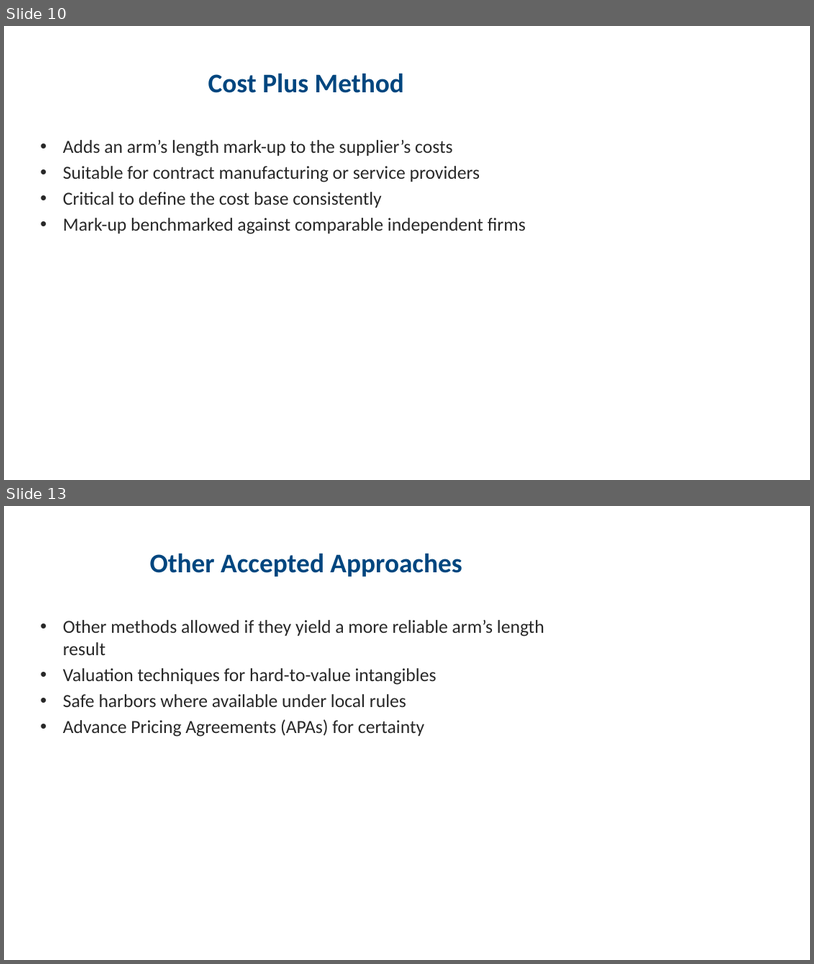
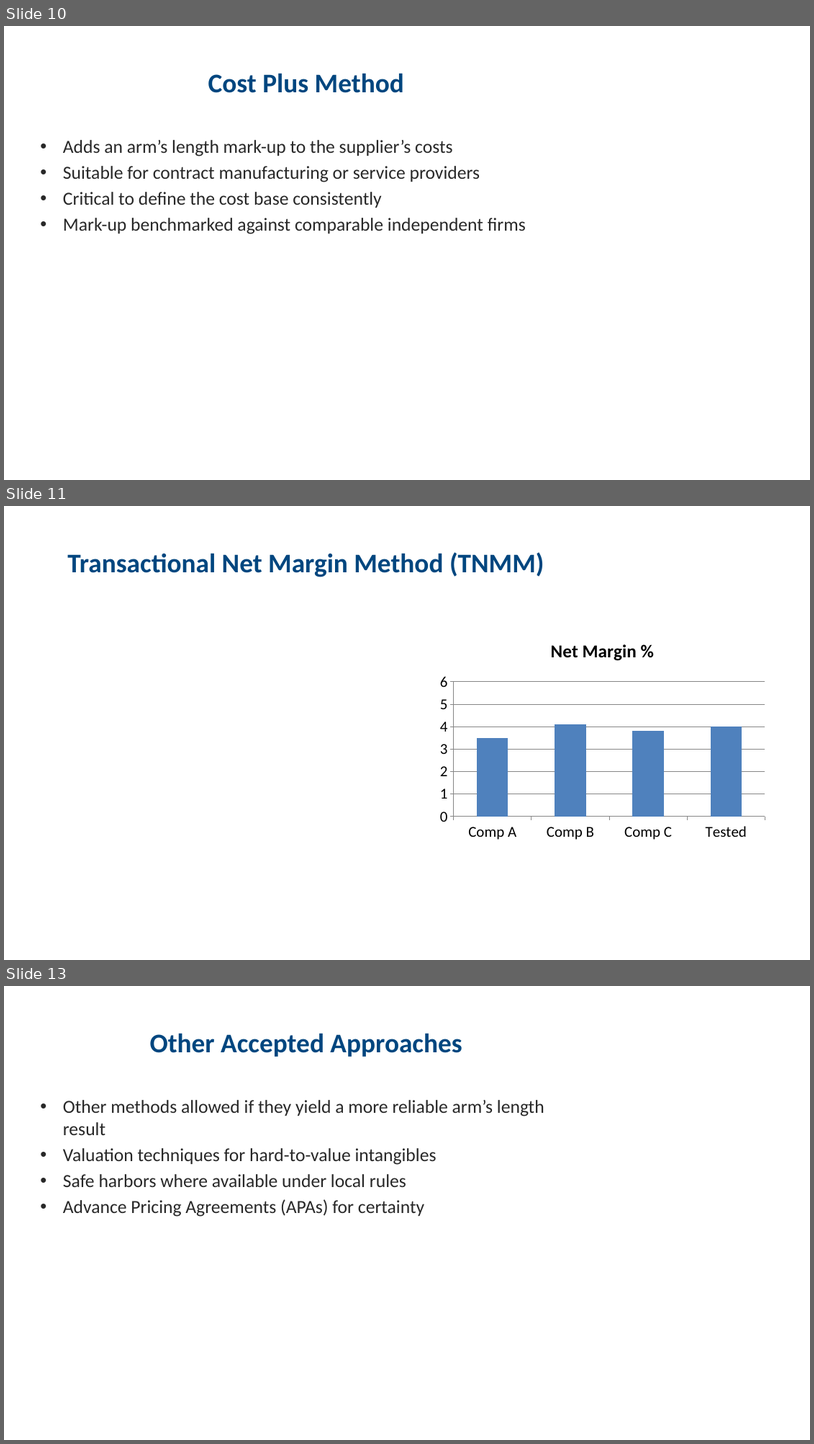
Before and after one commit to aniket-kanani-3107/aniket-kanani-3107.github.io, a slide deck: transfer-pricing-methods.pptx. Shown one above the other, each under a label of ours: slides 10 and 13 before the commit, slides 10, 11 and 13 after it; the slides between them are not shown. The pictures are 814x964 and 814x1444 pixels, drawn with LibreOffice and Linux fonts; fonts in the diff are those of the drawing. Boxes give left, top, right and bottom in pixels: in the first picture for what was removed or moved away, otherwise in the second. Text is boxed around its words. In the diff, an @@ line names an element or a change of style, - is before the commit and + after.

```diff
--- a/transfer-pricing-methods.pptx
+++ b/transfer-pricing-methods.pptx
@@ slide 11 added at (4,506,810,960), background #FFFFFF @@
@@ title added at (67,552,545,577), 32 pt, text #00467F, bold @@
+Transactional Net Margin Method (TNMM)
@@ column chart added at (434,627,772,845) @@
+title "Net Margin %"
+categories: Comp A, Comp B, Comp C, Tested
+Net Margin %: 3.5, 4.1, 3.8, 4
```
Also in this commit, not shown: 2 slides changed, 2 other slides added, 3 slides removed.
